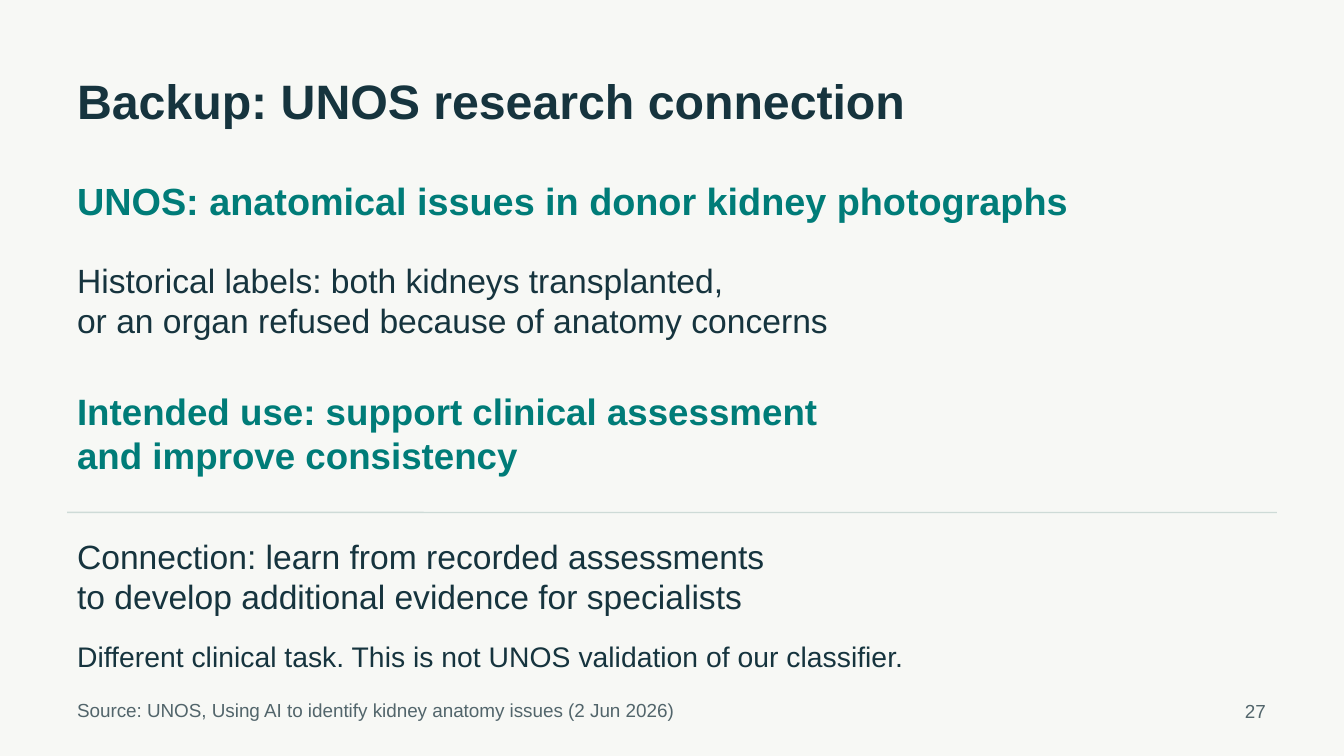
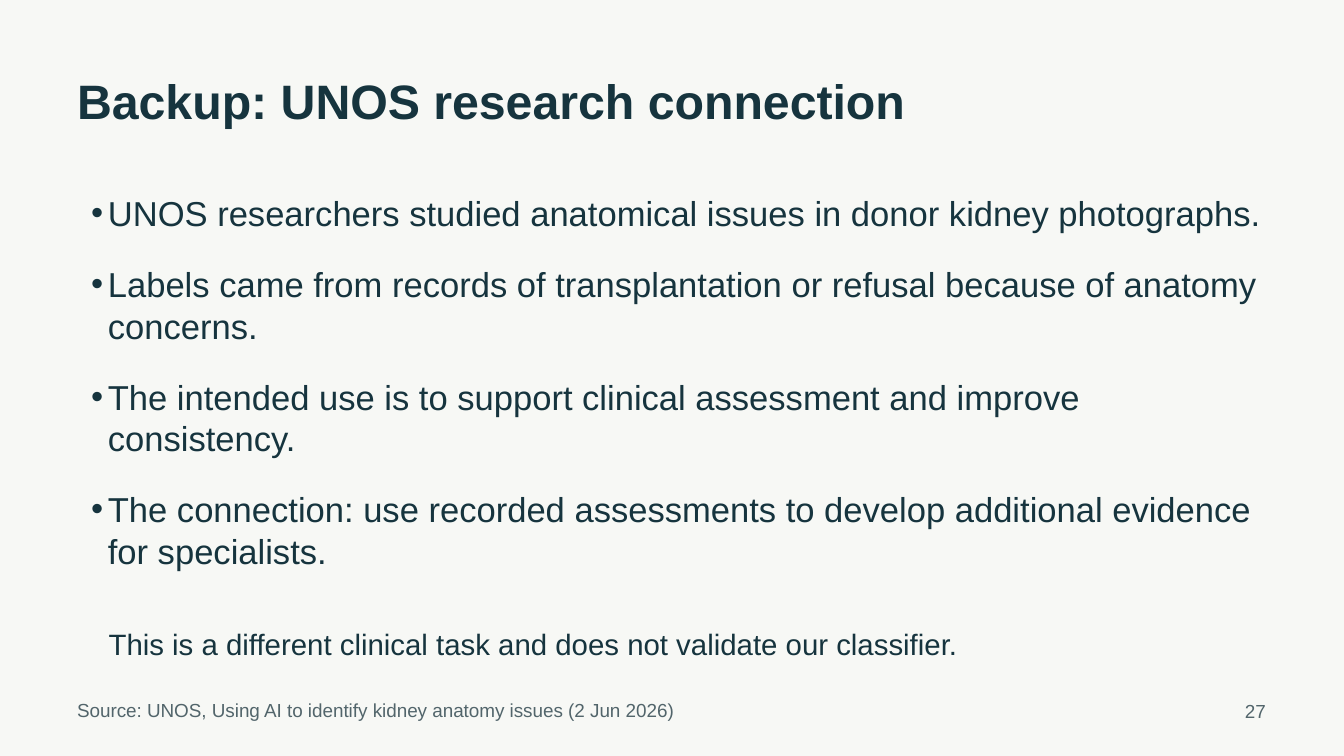
Before and after one commit to ca34525/Kidney-Biopsy-Rejection-Classifier, a slide deck: slide 27 of presentation/unos_kidney_biopsy.pptx. Drawn at 1344x756 pixels with LibreOffice and Linux fonts; fonts in the diff are those of the drawing. Boxes give left, top, right and bottom in pixels: in the first picture for what was removed or moved away, otherwise in the second. Text is boxed around its words. In the diff, an @@ line names an element or a change of style, - is before the commit and + after.

Commit message:
Refine presentation structure, wording, and speaking script

```diff
--- a/presentation/unos_kidney_biopsy.pptx
+++ b/presentation/unos_kidney_biopsy.pptx
@@ text removed at (77,187,1068,222) @@
-UNOS: anatomical issues in donor kidney photographs
@@ text added at (108,201,1260,571), 24.8 pt, text #16343E @@
+• UNOS researchers studied anatomical issues in donor kidney photographs.
+• Labels came from records of transplantation or refusal because of anatomy concerns.
+• The intended use is to support clinical assessment and improve consistency.
+• The connection: use recorded assessments to develop additional evidence for specialists.
@@ text removed at (77,268,827,340) @@
-Historical labels: both kidneys transplanted,
-or an organ refused because of anatomy concerns
@@ text removed at (77,398,817,477) @@
-Intended use: support clinical assessment
-and improve consistency
@@ line removed from (68, 512) to (1277, 512) @@
@@ text removed at (77,544,764,616) @@
-Connection: learn from recorded assessments
-to develop additional evidence for specialists
@@ text at (109,633,957,656): text changed; size 20.2 to 21 pt @@
-Different clinical task. This is not UNOS validation of our classifier.
+This is a different clinical task and does not validate our classifier.
```
Also in this commit, not shown: 26 other slides changed, 40 other files.
